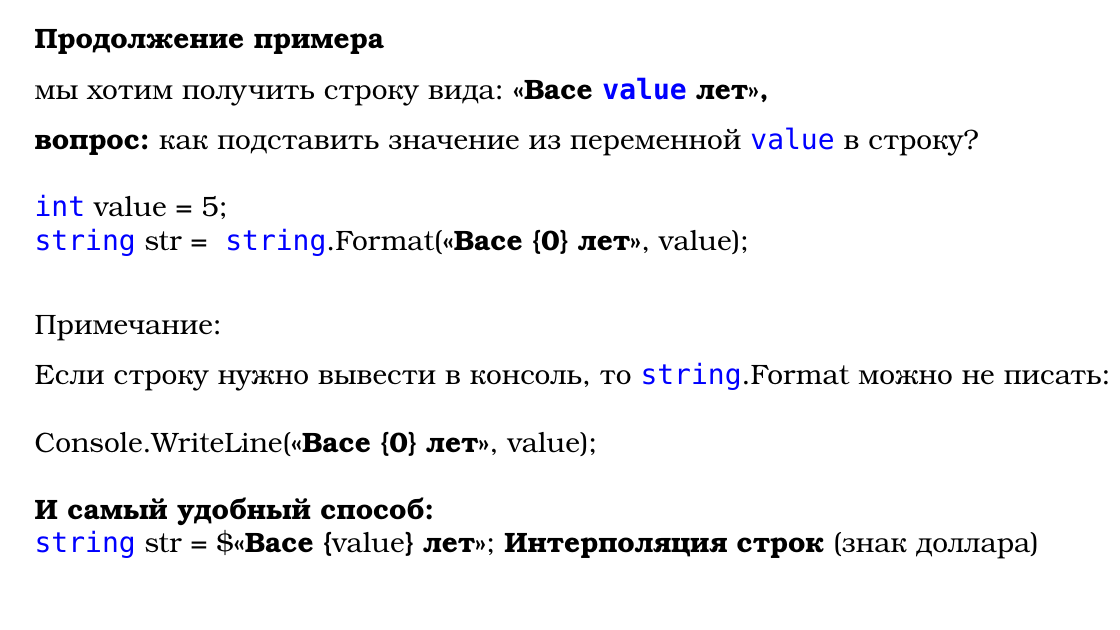
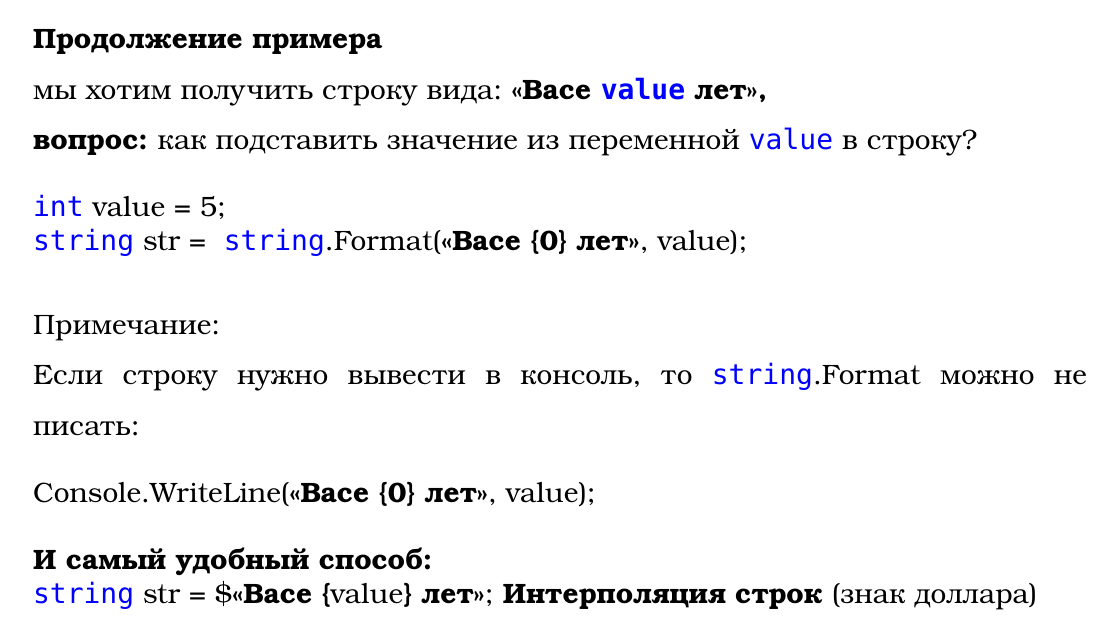
Before and after one commit to DaniilKlyukin/ITiP-1, a slide deck: slide 6 of Лекции/ИТиП лек 2 (лр 2, практическая 1).pptx. Drawn at 1120x630 pixels with LibreOffice and Linux fonts; fonts in the diff are those of the drawing. Boxes give left, top, right and bottom in pixels: in the first picture for what was removed or moved away, otherwise in the second. Text is boxed around its words. In the diff, an @@ line names an element or a change of style, - is before the commit and + after.

```diff
--- a/Лекции/ИТиП лек 2 (лр 2, практическая 1).pptx
+++ b/Лекции/ИТиП лек 2 (лр 2, практическая 1).pptx
@@ text "Продолжение примера" rewrapped from (35, 29, 1102, 559) to (33, 29, 1087, 610) @@
```
Also in this commit, not shown: 13 other slides changed, 1 other file.
